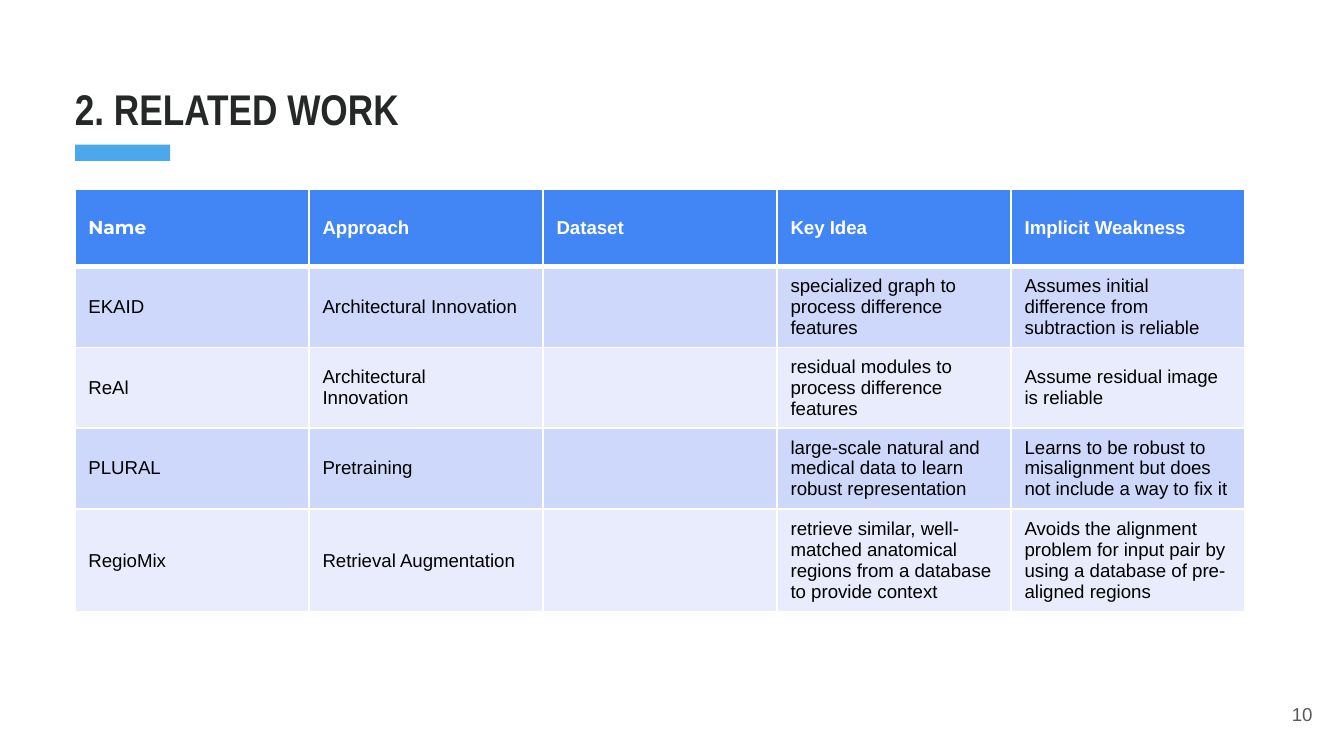
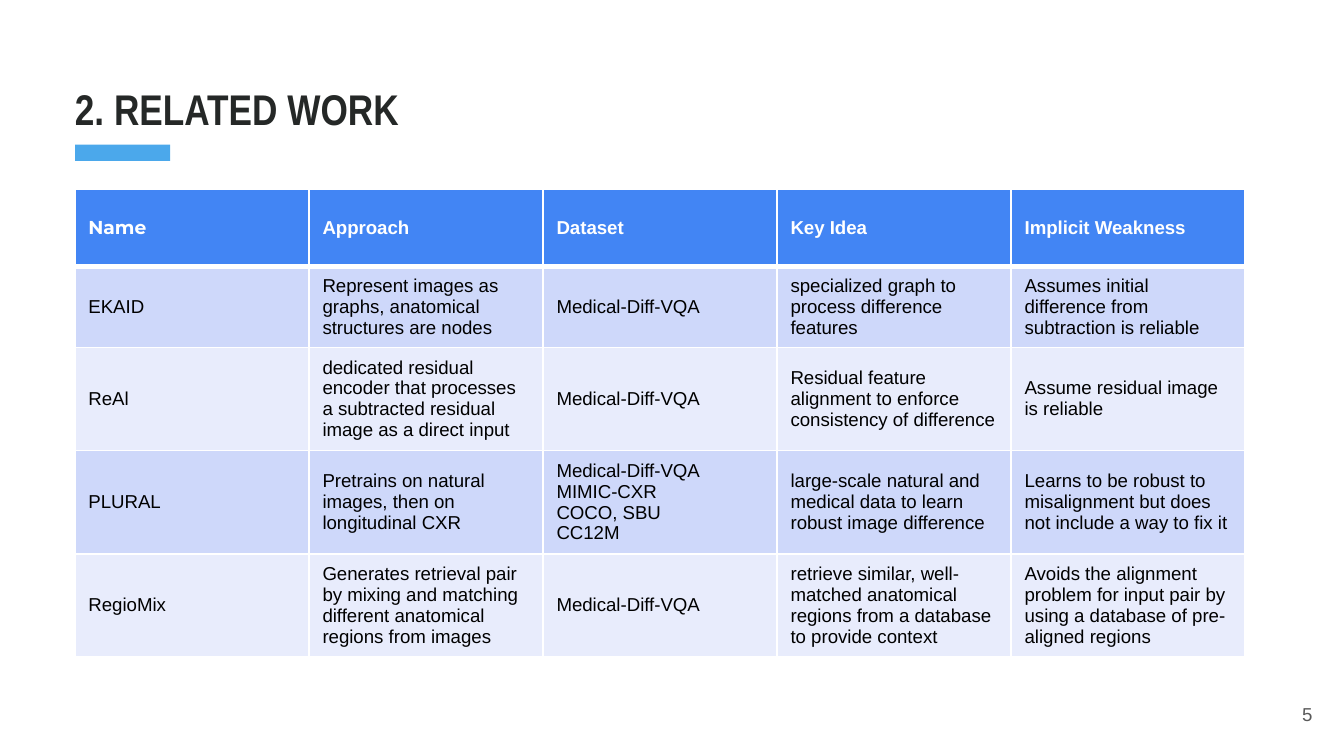
Before and after one commit to archx64/cxr-diff-vqa, a slide deck: slide 5 of st124974-Proposal.pptx (slide 10 before the commit). Drawn at 1344x756 pixels with LibreOffice and Linux fonts; fonts in the diff are those of the drawing. Boxes give left, top, right and bottom in pixels: in the first picture for what was removed or moved away, otherwise in the second. Text is boxed around its words. In the diff, an @@ line names an element or a change of style, - is before the commit and + after.

```diff
--- a/st124974-Proposal.pptx
+++ b/st124974-Proposal.pptx
@@ table at [75, 190, 1245, 657] @@
-row 2, column 2: Architectural Innovation
+row 2, column 2: Represent images as graphs, anatomical structures are nodes
-row 2, column 3: 
+row 2, column 3: Medical-Diff-VQA
-row 3: ReAl | Architectural / Innovation |  | residual modules to process difference features | Assume residual image is reliable
+row 3: ReAl | dedicated residual encoder that processes a subtracted residual image as a direct input | Medical-Diff-VQA | Residual feature alignment to enforce consistency of difference | Assume residual image is reliable
-row 4: PLURAL | Pretraining |  | large-scale natural and medical data to learn robust representation | Learns to be robust to misalignment but does not include a way to fix it
+row 4: PLURAL | Pretrains on natural images, then on longitudinal CXR | Medical-Diff-VQA / MIMIC-CXR / COCO, SBU / CC12M | large-scale natural and medical data to learn robust image difference | Learns to be robust to misalignment but does not include a way to fix it
-row 5, column 2: Retrieval Augmentation
+row 5, column 2: Generates retrieval pair by mixing and matching different anatomical regions from images
-row 5, column 3: 
+row 5, column 3: Medical-Diff-VQA
@@ page number at [1302, 708, 1312, 721]: text changed @@
-10
+5
```
Also in this commit, not shown: 17 other slides changed, 12 slides added, 23 other files.
